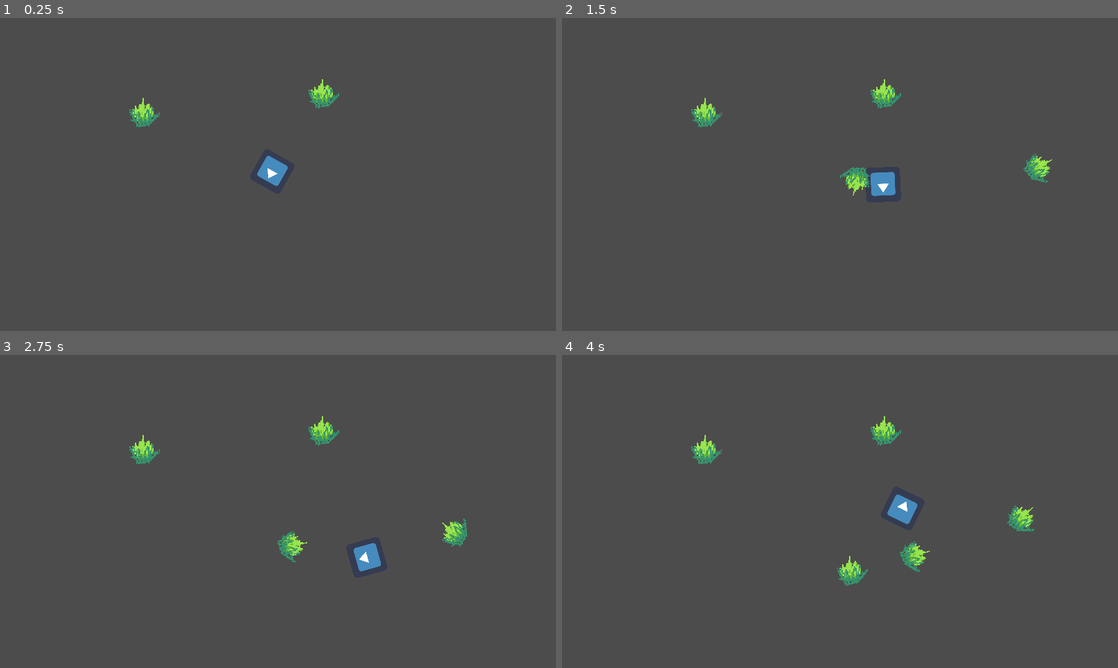
Above: before the commit, frames 1-4 (two rows, left to right).
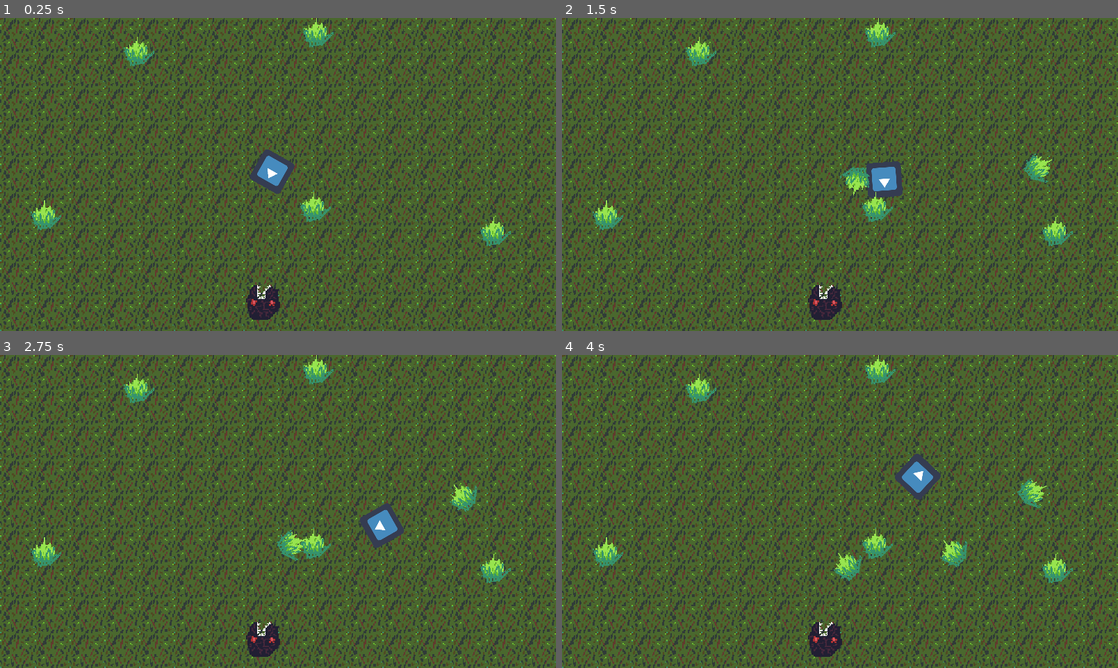
Above: after the commit, the same moments.

Repository: JMWProductions/mysterious-forest
Game: Godot game, scene res://scenes/ForestScene.tscn
Two runs of this game, one before a commit and one after it. Both use one fixed random seed, a clock stepped at 60 frames per second and the inputs below. The engine's default icon, where the game draws it, is replaced by a stand-in: a white triangle on a blue panel in a dark square.
Inputs (mouse positions are in pixels of both pictures, inside the frame that each line leads up to):
- Up to frame 1 (0.25 s): no input
- Up to frame 2 (1.5 s): tap Enter at 0.5 s; move the mouse to (962, 158) at 0.52 s; hold D (move_right) 0.53-1.28 s; click (962, 158) at 0.6 s; move the mouse to (728, 190) at 1.27 s; hold S (move_down) from 1.28 s (still down); click (728, 190) at 1.35 s
- Up to frame 3 (2.75 s): move the mouse to (333, 442) at 2.02 s; release S (move_down) at 2.03 s; hold D (move_right) from 2.03 s (still down); click (333, 442) at 2.1 s
- Up to frame 4 (4 s): move the mouse to (812, 574) at 2.77 s; release D (move_right) at 2.78 s; hold W (move_up) 2.78-3.53 s; click (812, 574) at 2.85 s; move the mouse to (1006, 558) at 3.52 s; hold A (move_left) from 3.53 s (still down); click (1006, 558) at 3.6 s

The runs differ from the first frame. In frame 1, 99% of the frame differs, in the area x 0-100%, y 0-100%; in frame 2, 99%; in frame 3, 100%; in frame 4, 100%.

Commit message:
Revert "merging"
This reverts commit a867ef6524fc05c997a2be52c1fb0438be893f7c.

Diff:
--- a/scenes/ForestScene.tscn
+++ b/scenes/ForestScene.tscn
@@ -1,18 +1,71 @@
-[gd_scene load_steps=4 format=2]
+[gd_scene load_steps=6 format=2]
 
 [ext_resource path="res://scripts/ForestScene.gd" type="Script" id=1]
 [ext_resource path="res://scenes/Player.tscn" type="PackedScene" id=2]
 [ext_resource path="res://scenes/Bush.tscn" type="PackedScene" id=3]
+[ext_resource path="res://images/tile.png" type="Texture" id=4]
+[ext_resource path="res://scenes/Boss.tscn" type="PackedScene" id=5]
 
 [node name="ForestScene" type="Node2D"]
 position = Vector2( 0.694992, -0.694992 )
 script = ExtResource( 1 )
 
+[node name="Tile" type="Sprite" parent="."]
+position = Vector2( -768.695, -863.305 )
+texture = ExtResource( 4 )
+centered = false
+region_enabled = true
+region_rect = Rect2( 0, 0, 2048, 2048 )
+
 [node name="Player" parent="." instance=ExtResource( 2 )]
 position = Vector2( 250, 142 )
 
-[node name="Bush" parent="." instance=ExtResource( 3 )]
-position = Vector2( 131.624, 89.2765 )
+[node name="Bushes" type="Node2D" parent="."]
 
-[node name="Bush2" parent="." instance=ExtResource( 3 )]
-position = Vector2( 296.623, 71.8859 )
+[node name="Bush" parent="Bushes" instance=ExtResource( 3 )]
+position = Vector2( 126.203, 32.745 )
+
+[node name="Bush2" parent="Bushes" instance=ExtResource( 3 )]
+position = Vector2( 291.202, 15.3545 )
+
+[node name="Bush3" parent="Bushes" instance=ExtResource( 3 )]
+position = Vector2( 40.7573, 183.647 )
+
+[node name="Bush4" parent="Bushes" instance=ExtResource( 3 )]
+position = Vector2( 454.4, 198.432 )
+
+[node name="Bush5" parent="Bushes" instance=ExtResource( 3 )]
+position = Vector2( 288.741, 175.918 )
+
+[node name="Bush6" parent="Bushes" instance=ExtResource( 3 )]
+position = Vector2( 475.905, -32.4147 )
+
+[node name="Bush7" parent="Bushes" instance=ExtResource( 3 )]
+position = Vector2( -106.995, 95.905 )
+
+[node name="Bush8" parent="Bushes" instance=ExtResource( 3 )]
+position = Vector2( -38.2634, -105.084 )
+
+[node name="Bush9" parent="Bushes" instance=ExtResource( 3 )]
+position = Vector2( 134.608, -174.857 )
+
+[node name="Bush10" parent="Bushes" instance=ExtResource( 3 )]
+position = Vector2( 345.49, -173.816 )
+
+[node name="Bush11" parent="Bushes" instance=ExtResource( 3 )]
+position = Vector2( 672.702, -106.871 )
+
+[node name="Bush12" parent="Bushes" instance=ExtResource( 3 )]
+position = Vector2( 657.081, 182.637 )
+
+[node name="Bush13" parent="Bushes" instance=ExtResource( 3 )]
+position = Vector2( 588.349, 377.898 )
+
+[node name="Bush14" parent="Bushes" instance=ExtResource( 3 )]
+position = Vector2( 152.005, 414.347 )
+
+[node name="Bush15" parent="Bushes" instance=ExtResource( 3 )]
+position = Vector2( -51.0669, 389.353 )
+
+[node name="Boss" parent="." instance=ExtResource( 5 )]
+position = Vector2( 241.03, 262.535 )
